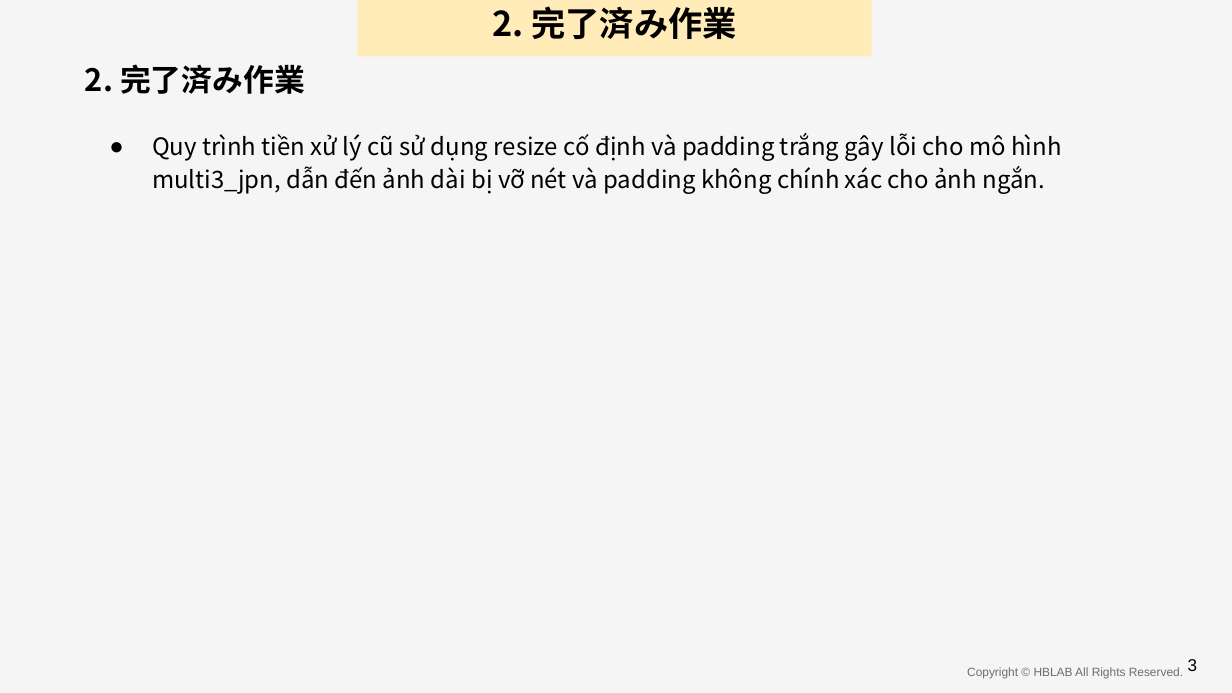
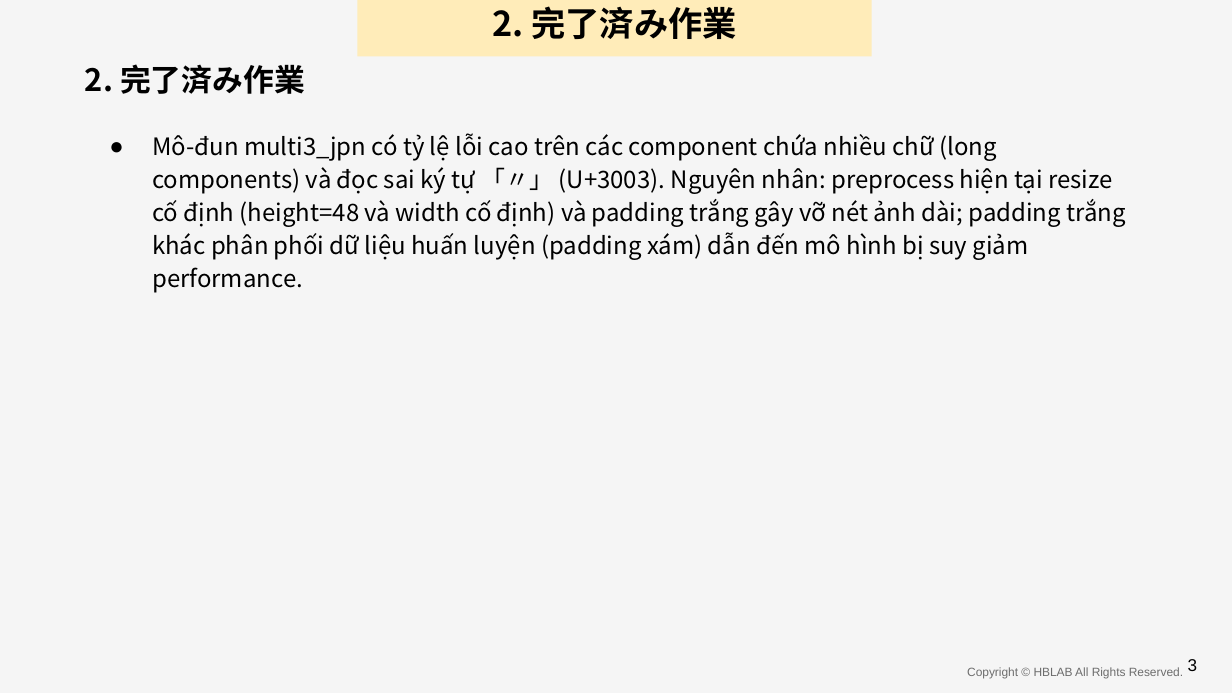
Before and after one commit to anhnvVNU/slide_maker, a slide deck: slide 13 of output/final_presentation.pptx (slide 17 before the commit). Drawn at 1232x693 pixels with LibreOffice and Linux fonts; fonts in the diff are those of the drawing; background and template pictures are left out. Boxes give left, top, right and bottom in pixels: in the first picture for what was removed or moved away, otherwise in the second. Text is boxed around its words. In the diff, an @@ line names an element or a change of style, - is before the commit and + after.

```diff
--- a/output/final_presentation.pptx
+++ b/output/final_presentation.pptx
@@ text at <box>152,133,1125,293</box>: text changed @@
-● Quy trình tiền xử lý cũ sử dụng resize cố định và padding trắng gây lỗi cho mô hình multi3_jpn, dẫn đến ảnh dài bị vỡ nét và padding không chính xác cho ảnh ngắn.
+● Mô-đun multi3_jpn có tỷ lệ lỗi cao trên các component chứa nhiều chữ (long components) và đọc sai ký tự 「〃」 (U+3003). Nguyên nhân: preprocess hiện tại resize cố định (height=48 và width cố định) và padding trắng gây vỡ nét ảnh dài; padding trắng khác phân phối dữ liệu huấn luyện (padding xám) dẫn đến mô hình bị suy giảm performance.
```
Also in this commit, not shown: 12 other slides changed, 2 slides added, 7 slides removed, 11 other files.
